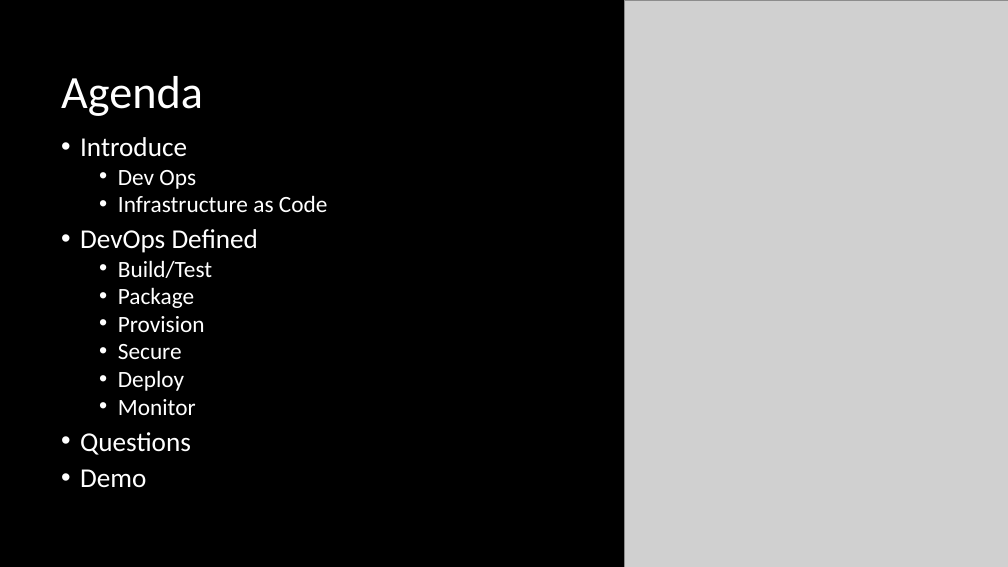
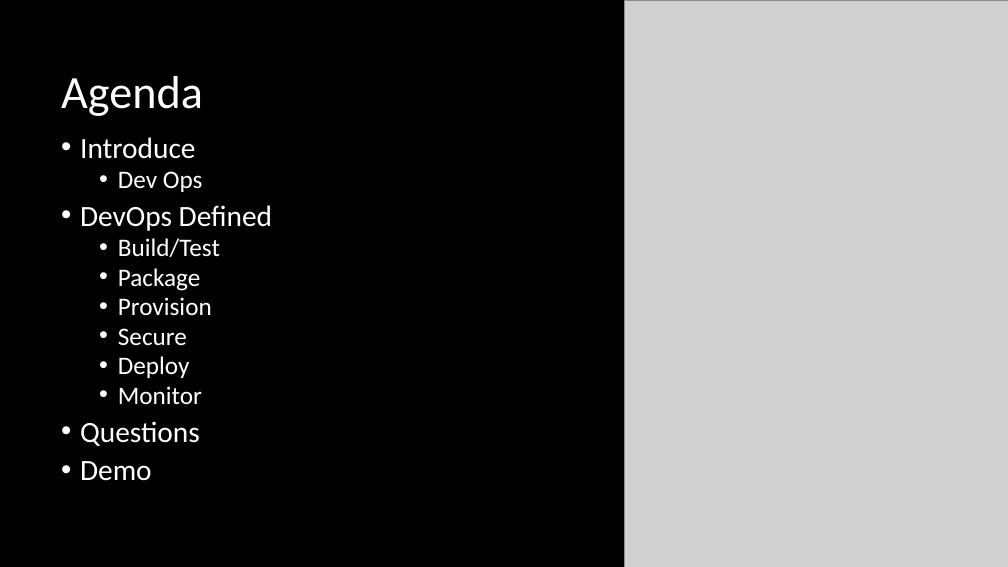
Before and after one commit to FraserPol/hashi-tech-excersise, a slide deck: slide 3 of Hashi-Demo-Preso.pptx. Drawn at 1008x567 pixels with LibreOffice and Linux fonts; fonts in the diff are those of the drawing; grey boxes stand for pictures. Boxes give left, top, right and bottom in pixels: in the first picture for what was removed or moved away, otherwise in the second. Text is boxed around its words. In the diff, an @@ line names an element or a change of style, - is before the commit and + after.

Commit message:
Moved much of build into packer, ran into issues with environment variables, tracking yellow

```diff
--- a/Hashi-Demo-Preso.pptx
+++ b/Hashi-Demo-Preso.pptx
@@ text "Introduce" at (80, 137, 272, 481): size 25.9 to 28 pt in "Introduce", "DevOps Defined", "Questions", "Demo"; size 22.2 to 24 pt in "Dev Ops", "Build/Test", "Package", "Provision" and 3 more places @@
@@ text at (118, 195, 328, 212): paragraph removed @@
-  • Infrastructure as Code
```
Also in this commit, not shown: 14 slides added, 13 other files.
